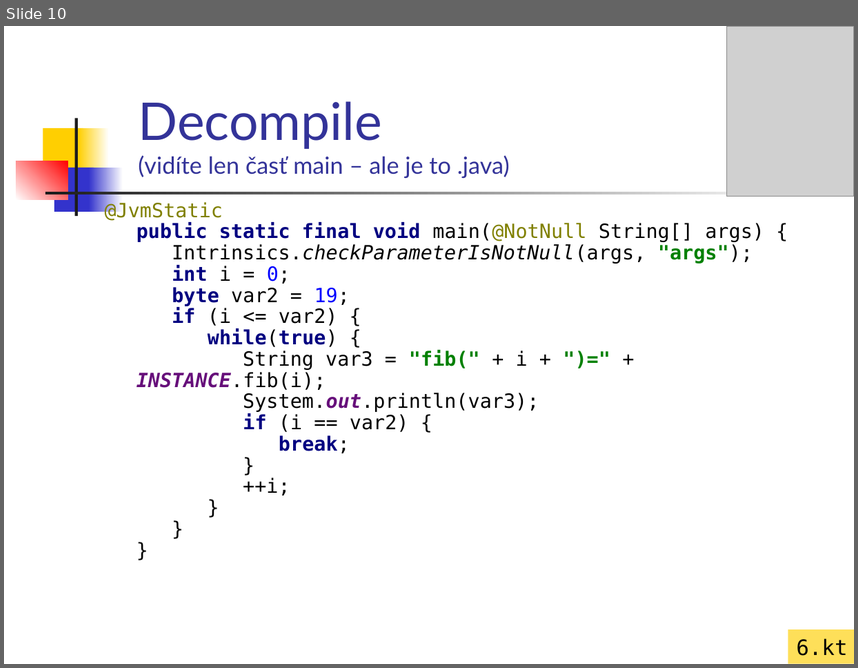
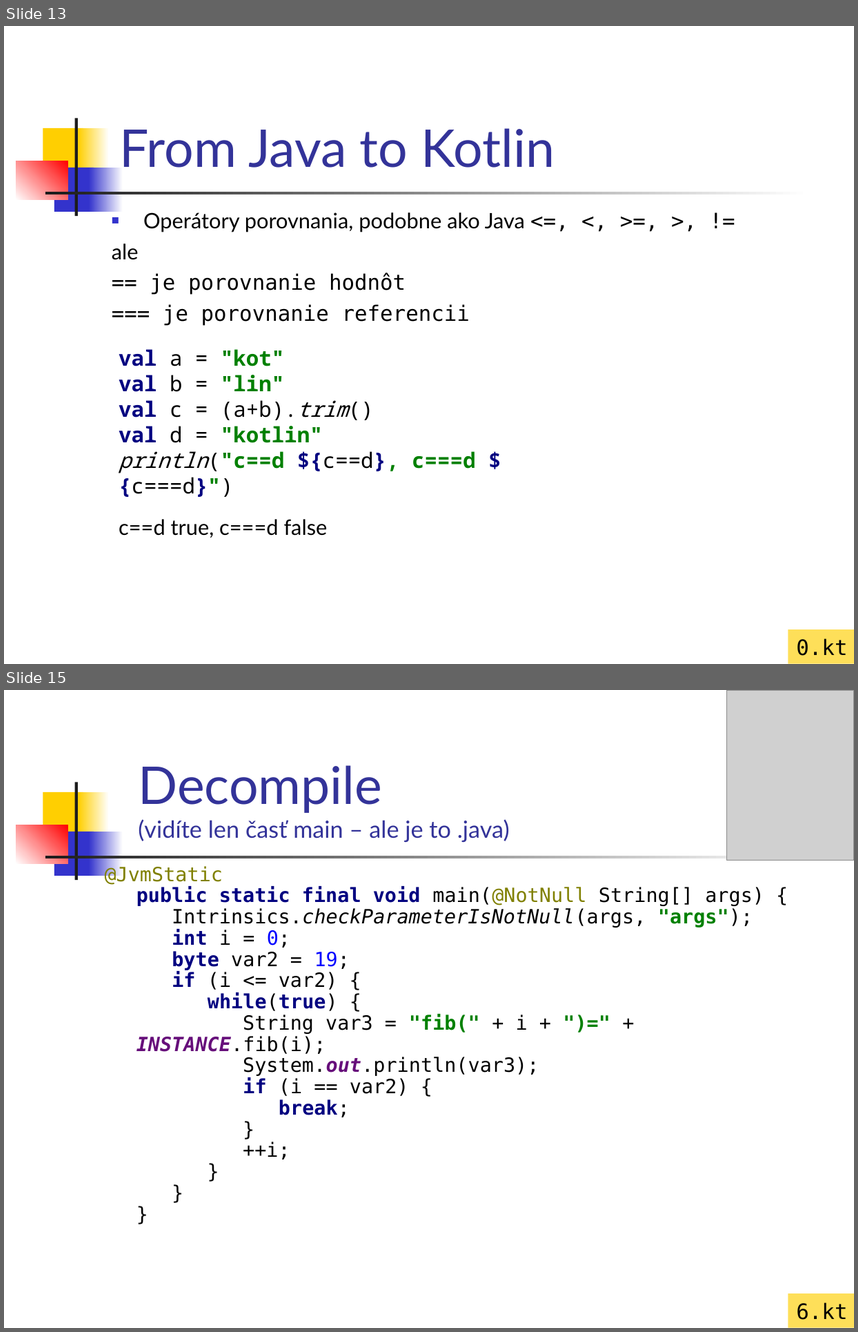
Before and after one commit to vmandro/Prednasky, a slide deck: 02/02_Kotlin.ppt. Shown one above the other, each under a label of ours: slide 10 before the commit, slides 13 and 15 after it; the slides between them are not shown. The pictures are 858x668 and 858x1332 pixels, drawn with LibreOffice and Linux fonts; fonts in the diff are those of the drawing; grey boxes stand for pictures. Boxes give left, top, right and bottom in pixels: in the first picture for what was removed or moved away, otherwise in the second. Text is boxed around its words. In the diff, an @@ line names an element or a change of style, - is before the commit and + after.

```diff
--- a/02/02_Kotlin.ppt
+++ b/02/02_Kotlin.ppt
@@ slide 13 added at bbox=[4, 26, 854, 664], background #FFFFFF; not listed: 7 template elements that a slide beside it also shows @@
@@ title added at bbox=[119, 128, 555, 167], 44 pt, text #333399 @@
+From Java to Kotlin
@@ text added at bbox=[112, 212, 525, 325], 18 pt, text #000000 @@
+■ Operátory porovnania, podobne ako Java <=, <, >=, >, !=
+ale
+== je porovnanie hodnôt
+=== je porovnanie referencii
@@ text added at bbox=[119, 349, 475, 537], 18 pt, text #000000 @@
+val a = "kot"
+val b = "lin"
+val c = (a+b).trim()
+val d = "kotlin"
+println("c==d ${c==d}, c===d ${c===d}")
+c==d true, c===d false
@@ rectangle added at bbox=[788, 630, 854, 664], fill #FEDF59, 18 pt, text #000000 @@
+0.kt
@@ what was slide 10 is now slide 15 @@
```
Also in this commit, not shown: 5 slides changed, 4 other slides added, 1 other file.
